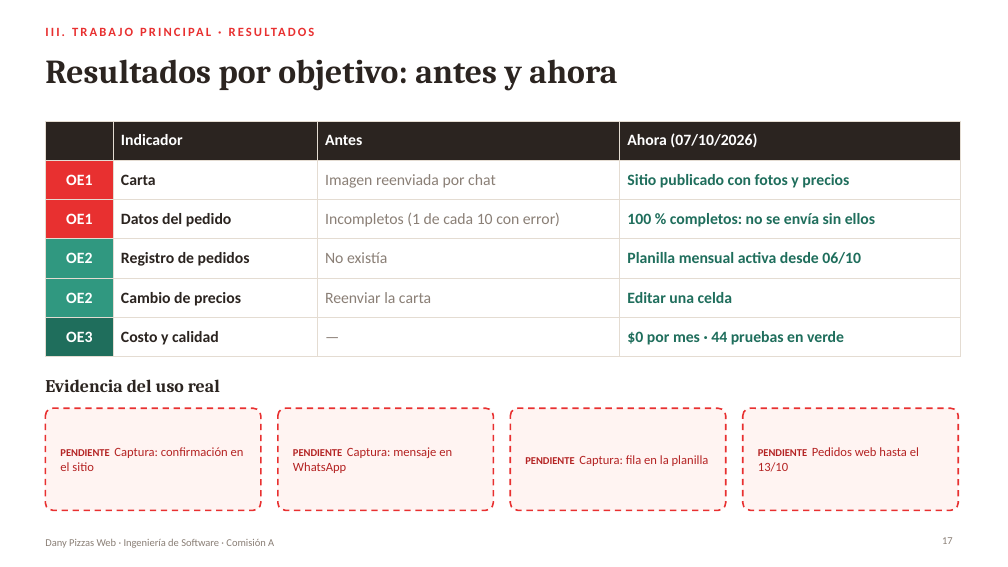
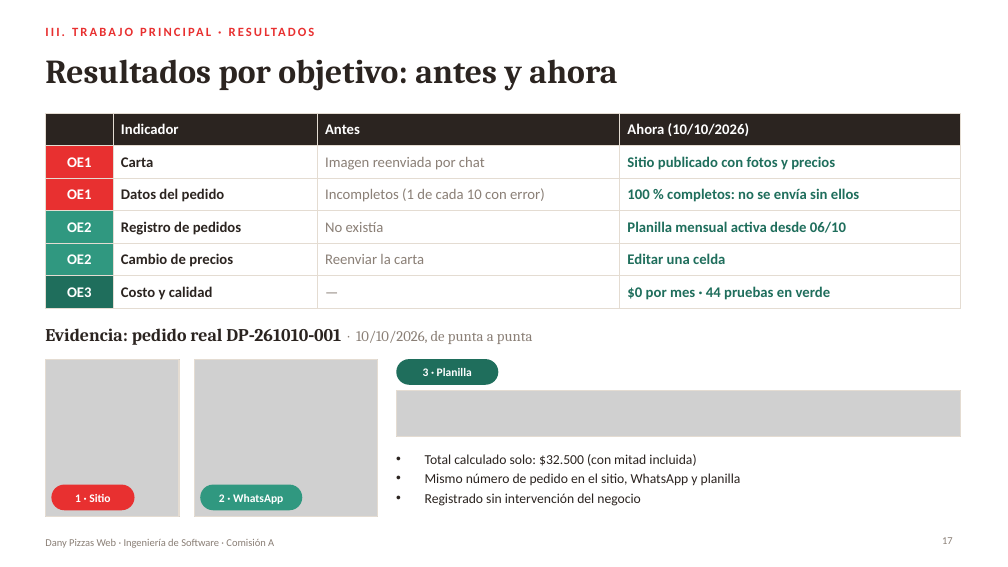
Before and after one commit to CastroMaximo/DanyPizzas, a slide deck: slide 17 of docs/presentacion/DanyPizzas_Presentacion.pptx. Drawn at 1008x567 pixels with LibreOffice and Linux fonts; fonts in the diff are those of the drawing; grey boxes stand for pictures. Boxes give left, top, right and bottom in pixels: in the first picture for what was removed or moved away, otherwise in the second. Text is boxed around its words. In the diff, an @@ line names an element or a change of style, - is before the commit and + after.

```diff
--- a/docs/presentacion/DanyPizzas_Presentacion.pptx
+++ b/docs/presentacion/DanyPizzas_Presentacion.pptx
@@ table at (x1=45, y1=113, x2=960, y2=304) @@
-row 1, column 4: Ahora (07/10/2026)
+row 1, column 4: Ahora (10/10/2026)
@@ size 15 to 14 pt @@
@@ table resized from (x1=45, y1=121, x2=960, y2=349) to (x1=45, y1=113, x2=960, y2=304) @@
@@ text at (x1=45, y1=328, x2=533, y2=345): text changed @@
-Evidencia del uso real
+Evidencia: pedido real DP‑261010‑001 · 10/10/2026, de punta a punta
@@ picture added at (x1=45, y1=359, x2=179, y2=516) @@
@@ rectangle added at (x1=45, y1=359, x2=179, y2=516), outline #E4DCD2 1 pt @@
@@ picture added at (x1=194, y1=359, x2=377, y2=516) @@
@@ rectangle added at (x1=194, y1=359, x2=377, y2=516), outline #E4DCD2 1 pt @@
@@ rounded rectangle added at (x1=396, y1=359, x2=498, y2=385), fill #1F6E5C @@
@@ text added at (x1=423, y1=368, x2=472, y2=376), 11 pt, text #FFFFFF, bold @@
+3 · Planilla
@@ rounded rectangle removed at (x1=45, y1=408, x2=261, y2=510) @@
@@ rounded rectangle removed at (x1=278, y1=408, x2=493, y2=510) @@
@@ picture added at (x1=396, y1=391, x2=960, y2=437) @@
@@ rectangle added at (x1=396, y1=391, x2=960, y2=437), outline #E4DCD2 1 pt @@
@@ rounded rectangle removed at (x1=510, y1=408, x2=726, y2=510) @@
@@ text removed at (x1=60, y1=447, x2=244, y2=471) @@
-PENDIENTE Captura: confirmación en el sitio
@@ text removed at (x1=293, y1=447, x2=452, y2=473) @@
-PENDIENTE Captura: mensaje en WhatsApp
@@ text removed at (x1=758, y1=447, x2=919, y2=472) @@
-PENDIENTE Pedidos web hasta el 13/10
@@ text added at (x1=425, y1=454, x2=741, y2=506), 13 pt, text #2B2420 @@
+• Total calculado solo: $32.500 (con mitad incluida)
+• Mismo número de pedido en el sitio, WhatsApp y planilla
+• Registrado sin intervención del negocio
@@ text removed at (x1=525, y1=455, x2=709, y2=466) @@
-PENDIENTE Captura: fila en la planilla
@@ rounded rectangle resized from (x1=743, y1=408, x2=958, y2=510) to (x1=51, y1=485, x2=135, y2=510) @@
@@ rounded rectangle at (x1=51, y1=485, x2=135, y2=510): fill #FFF4F2 to #E83030; outline #E83030 1.5 pt dashed to none; proportions changed @@
@@ text added at (x1=75, y1=494, x2=110, y2=502), 11 pt, text #FFFFFF, bold @@
+1 · Sitio
@@ rounded rectangle added at (x1=200, y1=485, x2=302, y2=510), fill #309880 @@
@@ text added at (x1=219, y1=494, x2=283, y2=504), 11 pt, text #FFFFFF, bold @@
+2 · WhatsApp
```
Also in this commit, not shown: 4 other files.
